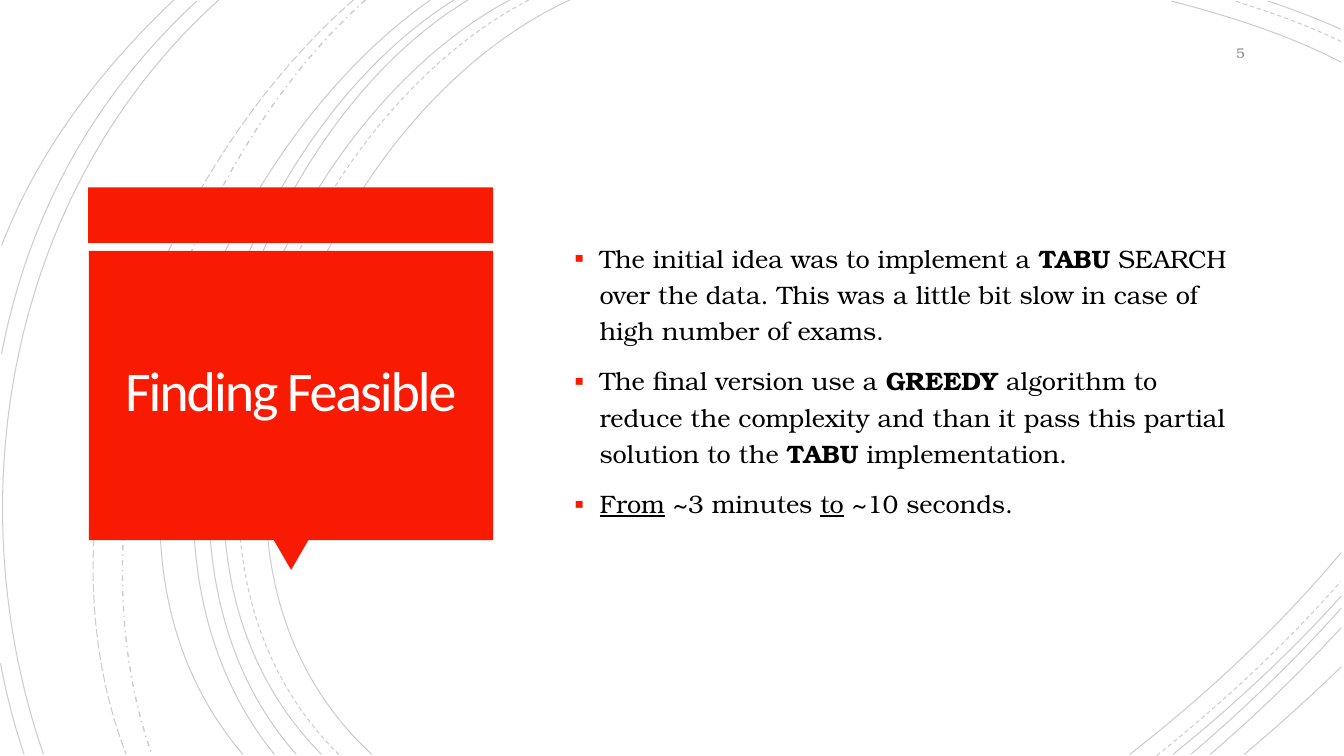
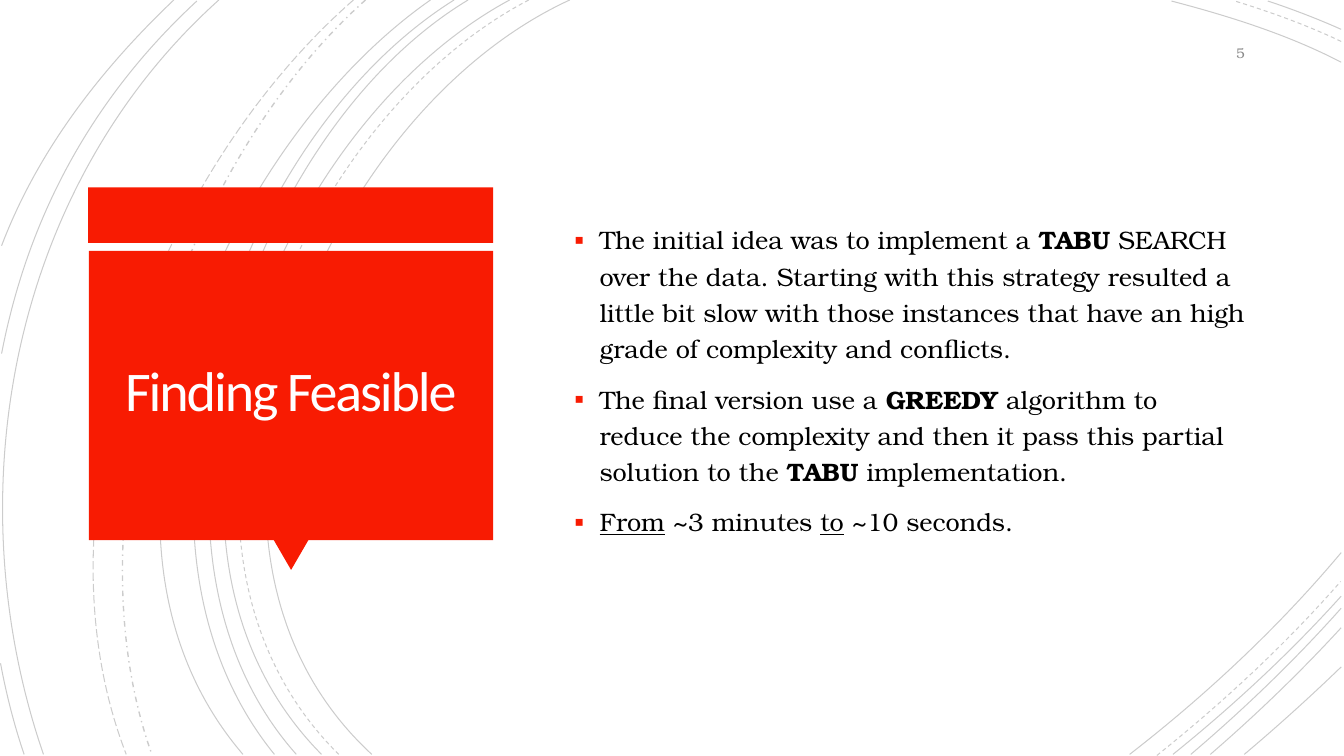
Before and after one commit to Jacopx/OMA_ExamTimeTable, a slide deck: slide 5 of PowerPoint/OMA-MZ_03-Presentation.pptx. Drawn at 1344x756 pixels with LibreOffice and Linux fonts; fonts in the diff are those of the drawing. Boxes give left, top, right and bottom in pixels: in the first picture for what was removed or moved away, otherwise in the second. Text is boxed around its words. In the diff, an @@ line names an element or a change of style, - is before the commit and + after.

```diff
--- a/PowerPoint/OMA-MZ_03-Presentation.pptx
+++ b/PowerPoint/OMA-MZ_03-Presentation.pptx
@@ text at (x1=600, y1=231, x2=1244, y2=487): text changed @@
-▪ The initial idea was to implement a TABU SEARCH over the data. This was a little bit slow in case of high number of exams.
-▪ The final version use a GREEDY algorithm to reduce the complexity and than it pass this partial solution to the TABU implementation.
+▪ The initial idea was to implement a TABU SEARCH over the data. Starting with this strategy resulted a little bit slow with those instances that have an high grade of complexity and conflicts.
+▪ The final version use a GREEDY algorithm to reduce the complexity and then it pass this partial solution to the TABU implementation.
```
Also in this commit, not shown: 2 other slides changed, 3 slides added, 1 other file.
